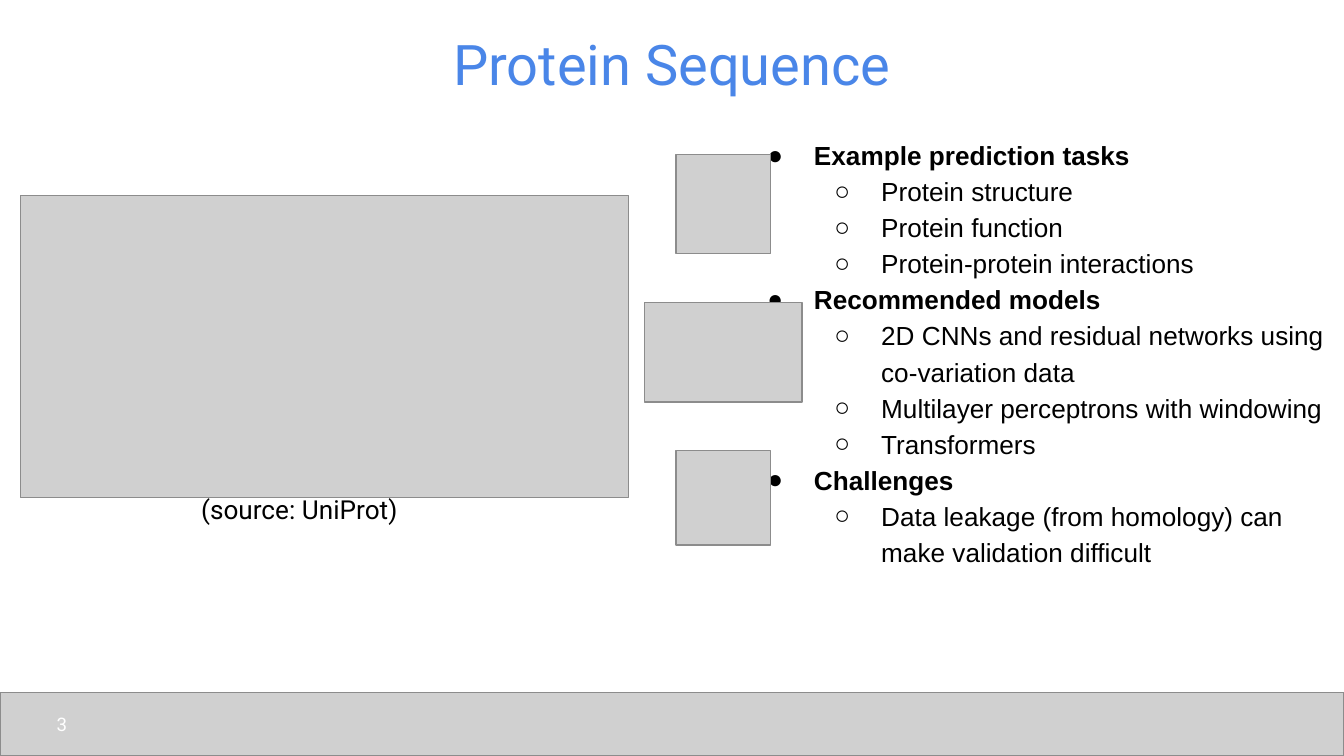
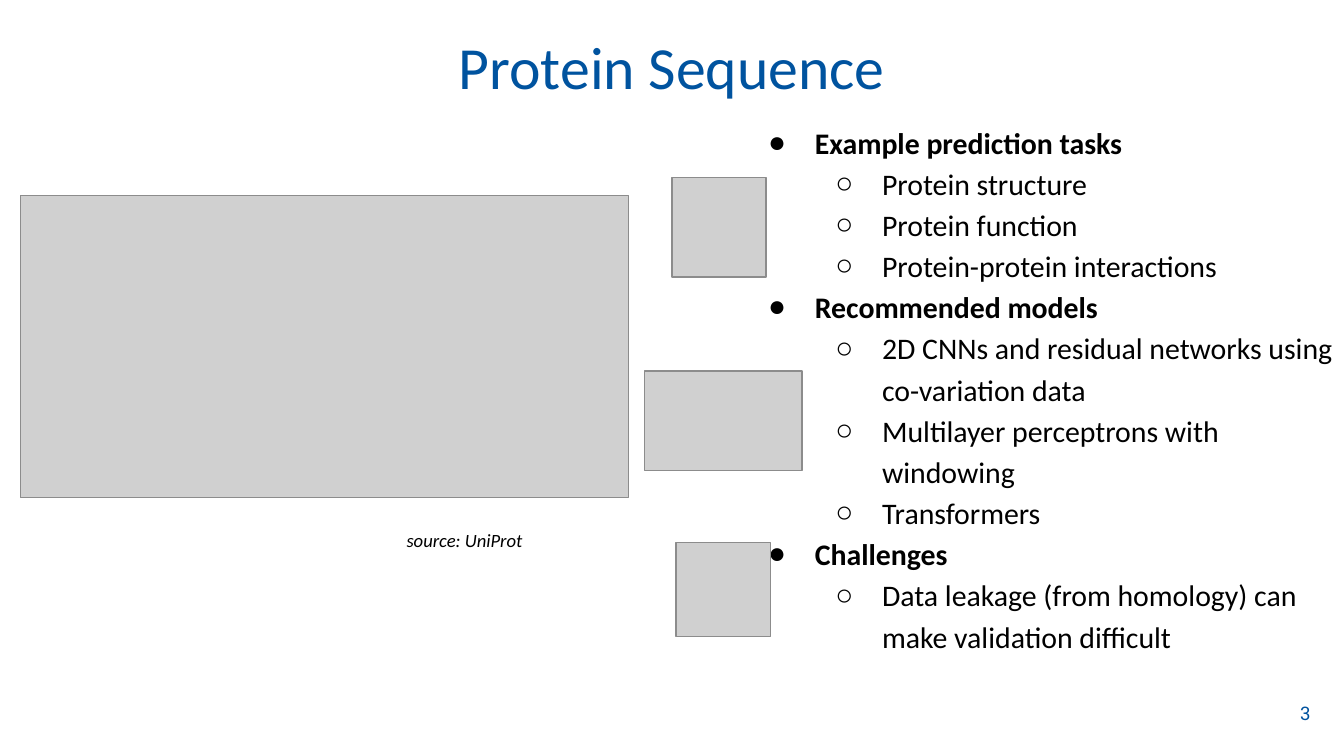
Before and after one commit to udel-cbcb/NIGMS-Sandbox-UD, a slide deck: slide 4 of Submodule_1/Lectures/Submodule_1_Lecture_3_AI_ML_applications.pptx (slide 3 before the commit). Drawn at 1344x756 pixels with LibreOffice and Linux fonts; fonts in the diff are those of the drawing; grey boxes stand for pictures; background and template pictures are left out. Boxes give left, top, right and bottom in pixels: in the first picture for what was removed or moved away, otherwise in the second. Text is boxed around its words. In the diff, an @@ line names an element or a change of style, - is before the commit and + after.

```diff
--- a/Submodule_1/Lectures/Submodule_1_Lecture_3_AI_ML_applications.pptx
+++ b/Submodule_1/Lectures/Submodule_1_Lecture_3_AI_ML_applications.pptx
@@ title "Protein Sequence" at <box>459,48,885,99</box>: size 30 to 32 pt, font Roboto to Calibri, text colour #4A86E8 to #00539F @@
@@ text "Example prediction tasks": place and size @@
-text "Example prediction tasks" at <box>814,146,1324,563</box>
+text "Example prediction tasks" at <box>815,133,1332,649</box>
@@ text "Example prediction tasks" at <box>815,133,1332,649</box>: size 14 to 16 pt, font Arial to Calibri @@
@@ picture: place and size @@
-picture at <box>676,155,770,254</box>
+picture at <box>672,177,766,277</box>
@@ picture: place and size @@
-picture at <box>644,302,801,402</box>
+picture at <box>644,371,801,470</box>
@@ text at <box>407,534,523,547</box>: text changed; size 14 to 10 pt; font Roboto to Calibri; italic on @@
-(source: UniProt)
+source: UniProt
@@ picture: place and size @@
-picture at <box>676,450,770,544</box>
+picture at <box>676,543,770,637</box>
@@ page number: place and size @@
-page number at <box>57,718,67,731</box>
+page number at <box>1300,706,1310,720</box>
@@ page number at <box>1300,706,1310,720</box>: text colour #FFFFFF to #00539F @@
@@ picture removed at <box>0,692,1344,755</box> @@
```
Also in this commit, not shown: 9 other slides changed, 1 slide added, 1 other file.
